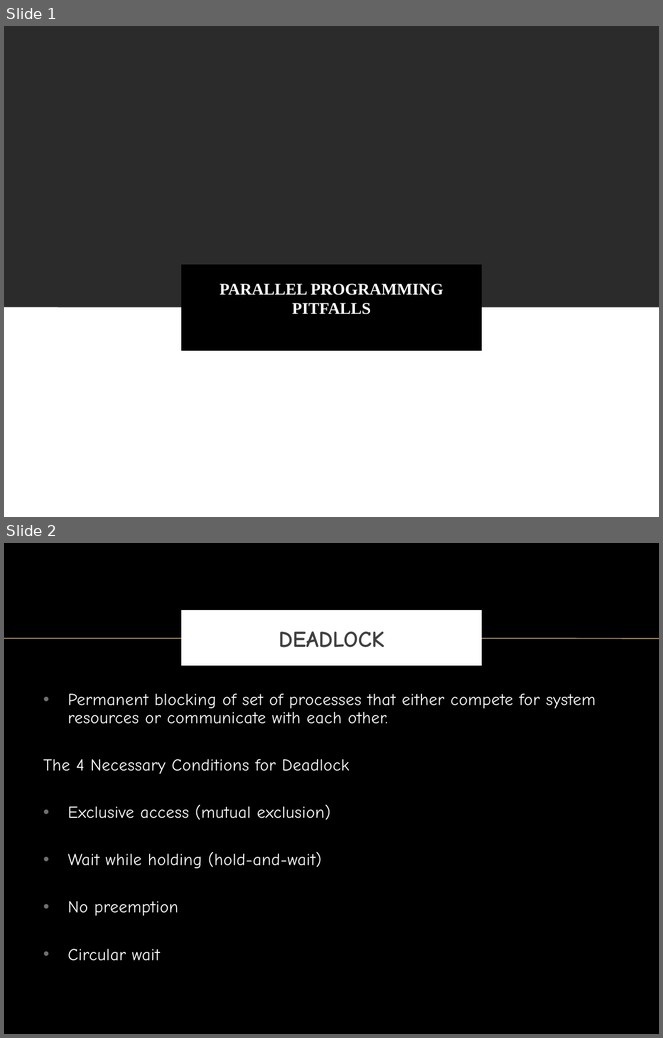
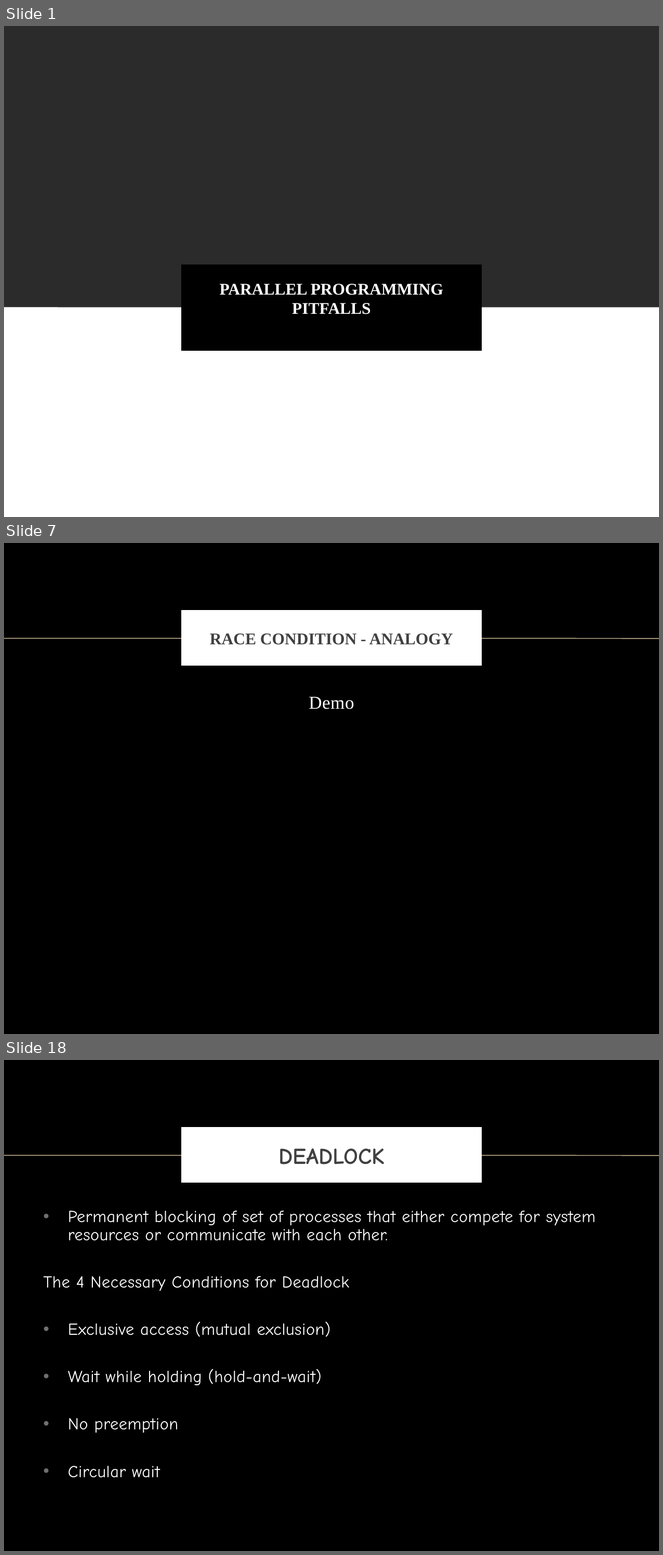
Before and after one commit to vong-srey/Paravantage, a slide deck: Deadlock.pptx. Shown one above the other, each under a label of ours: slides 1 and 2 before the commit, slides 1, 7 and 18 after it; the slides between them are not shown. The pictures are 663x1038 and 663x1555 pixels, drawn with LibreOffice and Linux fonts; fonts in the diff are those of the drawing; background and template pictures are left out; a plain dark background stands for a picture behind light text. Boxes give left, top, right and bottom in pixels: in the first picture for what was removed or moved away, otherwise in the second. Text is boxed around its words. In the diff, an @@ line names an element or a change of style, - is before the commit and + after.

```diff
--- a/Deadlock.pptx
+++ b/Deadlock.pptx
@@ slide 7 added at box(4, 543, 659, 1034), background picture (left out); not listed: 1 template element that a slide beside it also shows @@
@@ title added at box(184, 613, 479, 664), fill #FFFFFF, outline #FFFFFF 6 pt, 18 pt, text #404040, bold @@
+RACE CONDITION - ANALOGY
@@ text added at box(309, 697, 354, 709), 20 pt, text #FFFFFF @@
+Demo
@@ what was slide 2 is now slide 18 @@
```
Also in this commit, not shown: 15 other slides added.
